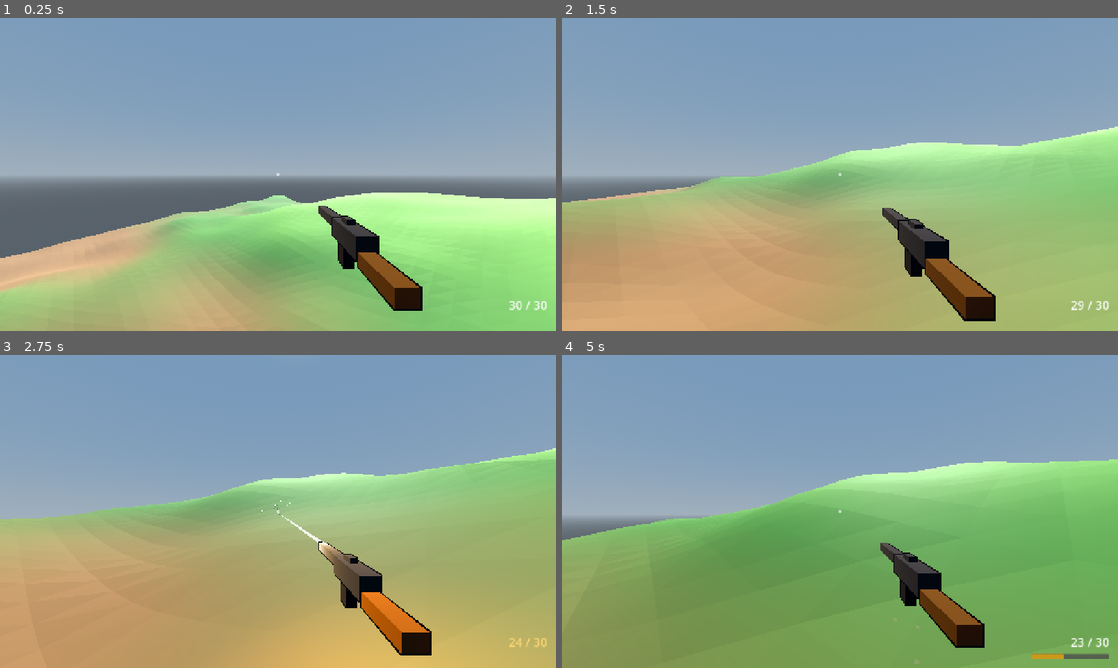
Above: before the commit, frames 1-4 (two rows, left to right).
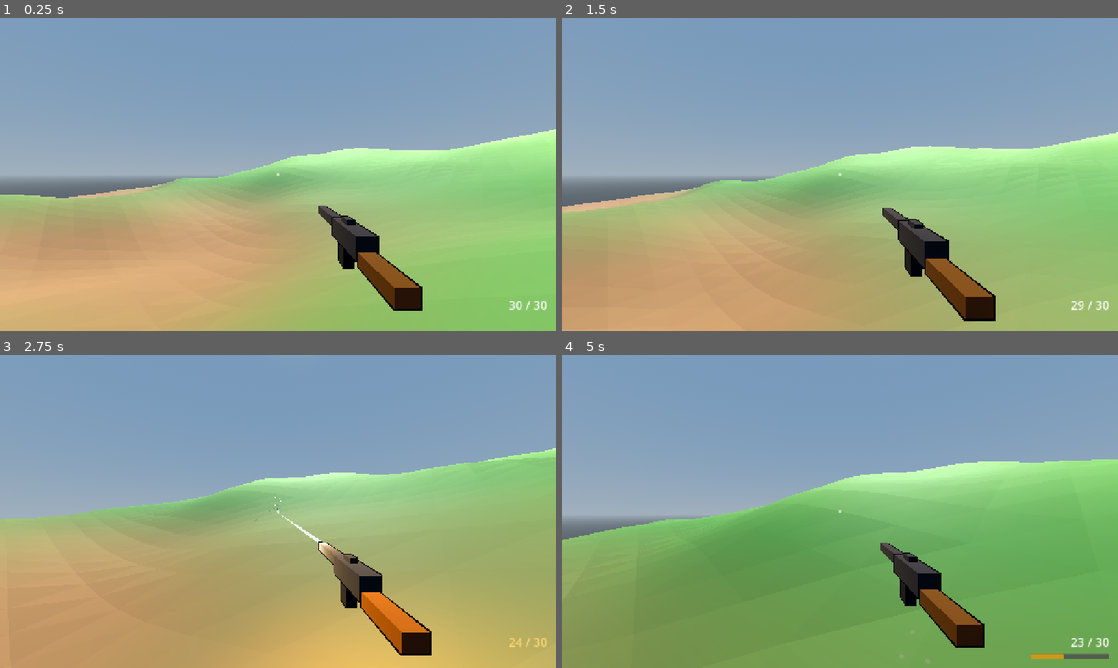
Above: after the commit, the same moments.

Repository: cybernattor/rankborn
Game: Godot game, scene res://scenes/game/game_scene.tscn
Two runs of this game, one before a commit and one after it. Both use one fixed random seed, a clock stepped at 60 frames per second and the inputs below. This scene is started directly instead of the project's main scene.
Inputs (mouse positions are in pixels of both pictures, inside the frame that each line leads up to):
- Up to frame 1 (0.25 s): no input
- Up to frame 2 (1.5 s): tap Enter (ui_accept) at 0.5 s; move the mouse to (867, 174) at 0.52 s; hold Right mouse button (aim) 0.53-1.28 s; hold W (move_forward) from 0.53 s (still down); click (867, 174) at 0.67 s; tap Space (jump) at 0.77 s; move the mouse to (812, 174) at 1.27 s; tap Ctrl (crouch) at 1.35 s
- Up to frame 3 (2.75 s): keep holding W (move_forward); tap Space (jump) at 1.52 s; move the mouse to (289, 505) at 2.02 s; press the mouse at (289, 505) at 2.03 s
- Up to frame 4 (5 s): keep holding W (move_forward); move the mouse to (834, 517) at 2.77 s; release the mouse at (834, 517) at 2.78 s; tap Shift (sprint) at 2.85 s; click (834, 517) at 2.92 s; tap Space (jump) at 3.02, 3.77, 4.52 s; move the mouse to (878, 514) at 3.52 s; hold Mouse wheel down (weapon_next) 3.53-4.28 s; tap R (reload) at 4.15 s; move the mouse to (795, 508) at 4.27 s; tap Mouse wheel up (weapon_prev) at 4.35 s

The runs differ from the first frame. In frame 1, 38% of the frame differs, in the area x 0-100%, y 35-100%; in frame 2, 2.3%; in frame 3, 0.3%; in frame 4, 0.2%.

Commit message:
fix: spawn players on the ground instead of mid-air
Маркеры спавна стояли на фиксированной высоте 10 м, а земля под ними —
от −3 до +6 м: игроки появлялись в 4–13 м над склонами и падали.
Теперь маркер задаёт только x/z, высота берётся с поверхности земли
по той же формуле, что строит меш (MeshUtils.terrain_height_at) —
точно, одинаково у всех пиров и без запроса к физике.
При респавне игрок сначала переносится на точку спавна, потом оживает.

Co-Authored-By: Claude Opus 5.5 <noreply@anthropic.com>
Claude-Session: https://claude.ai/code/session_01HawzunZx1E3va69Y3pmV6w

Diff:
--- a/scripts/mesh_utils.gd
+++ b/scripts/mesh_utils.gd
@@ -57,11 +57,7 @@
 ## Цвет задаётся в вершинах (высота + наклон + лёгкий шум яркости) и плавно
 ## перетекает между треугольниками: соседние грани больше не «шахматка».
 static func make_terrain(size: float, resolution: int, seed_val: int, smooth: bool = false) -> ArrayMesh:
-	var noise := FastNoiseLite.new()
-	noise.seed = seed_val
-	noise.noise_type = FastNoiseLite.TYPE_SIMPLEX_SMOOTH
-	noise.frequency = 0.008
-	noise.fractal_octaves = 4
+	var noise := _terrain_noise(seed_val)
 
 	# Мелкие пятна оттенка, чтобы большие поля травы не были однотонными.
 	var tint := FastNoiseLite.new()
@@ -107,6 +103,39 @@
 	return st.commit()
 
 
+## Высота поверхности земли в точке (x, z) — ровно та, что у меша make_terrain
+## с теми же параметрами (та же сетка и та же разбивка на треугольники).
+## Не зависит от физики, поэтому годится сразу после построения мира и
+## даёт одинаковый результат у всех пиров.
+static func terrain_height_at(size: float, resolution: int, seed_val: int, x: float, z: float) -> float:
+	var noise := _terrain_noise(seed_val)
+	var half := size / 2.0
+	var step := size / resolution
+	var fx := clampf((x + half) / step, 0.0, resolution - 0.0001)
+	var fz := clampf((z + half) / step, 0.0, resolution - 0.0001)
+	var gx := int(fx)
+	var gz := int(fz)
+	var u := fx - gx
+	var v := fz - gz
+	var h00 := noise.get_noise_2d(-half + gx * step, -half + gz * step) * TERRAIN_HEIGHT
+	var h10 := noise.get_noise_2d(-half + (gx + 1) * step, -half + gz * step) * TERRAIN_HEIGHT
+	var h01 := noise.get_noise_2d(-half + gx * step, -half + (gz + 1) * step) * TERRAIN_HEIGHT
+	var h11 := noise.get_noise_2d(-half + (gx + 1) * step, -half + (gz + 1) * step) * TERRAIN_HEIGHT
+	# Ячейка делится диагональю (1,0)–(0,1), как в make_terrain.
+	if u + v <= 1.0:
+		return h00 + (h10 - h00) * u + (h01 - h00) * v
+	return h11 + (h01 - h11) * (1.0 - u) + (h10 - h11) * (1.0 - v)
+
+
+static func _terrain_noise(seed_val: int) -> FastNoiseLite:
+	var noise := FastNoiseLite.new()
+	noise.seed = seed_val
+	noise.noise_type = FastNoiseLite.TYPE_SIMPLEX_SMOOTH
+	noise.frequency = 0.008
+	noise.fractal_octaves = 4
+	return noise
+
+
 static func _terrain_color(h: float) -> Color:
 	if h < -4.0:
 		return TERRAIN_DIRT
--- a/scripts/player/states/respawn_state.gd
+++ b/scripts/player/states/respawn_state.gd
@@ -7,14 +7,13 @@
 	if not player.is_multiplayer_authority():
 		return
 
-	# Восстанавливаем здоровье
+	# Сначала переносим на точку спавна, потом «оживляем»: иначе другие игроки
+	# могли увидеть ожившее тело на месте смерти (после зоны смерти — под картой).
+	player.global_position = player.spawn_position
+	player.face_map_center()
 	var health: HealthComponent = player.get_node_or_null("HealthComponent")
 	if health:
 		health.reset()
-
-	# Позиция спавна
-	player.global_position = player.spawn_position
-	player.face_map_center()
 
 	player.velocity = Vector3.ZERO
 	player.visible = true
--- a/scripts/world/game_scene.gd
+++ b/scripts/world/game_scene.gd
@@ -9,7 +9,11 @@
 @onready var pause_menu: Control = $PauseMenu
 @onready var game_mode: GameMode = $GameMode
 
+const TERRAIN_SIZE := 100.0
 const TERRAIN_RESOLUTION := 60
+const TERRAIN_SEED := 42
+## Зазор между ногами и землёй при спавне: капсула не должна начинать внутри склона.
+const SPAWN_CLEARANCE := 0.1
 
 var player_scene := preload("res://scenes/shared/player.tscn")
 var local_player_id: int = 1
@@ -42,7 +46,7 @@
 
 func _build_lowpoly_terrain() -> void:
 	# 60×60 ячеек по ~1.7 м: грани ещё видны (low-poly), но рельеф не «треугольный».
-	var terrain_mesh := MeshUtils.make_terrain(100.0, TERRAIN_RESOLUTION, 42)
+	var terrain_mesh := MeshUtils.make_terrain(TERRAIN_SIZE, TERRAIN_RESOLUTION, TERRAIN_SEED)
 	var terrain_instance := MeshInstance3D.new()
 	terrain_instance.mesh = terrain_mesh
 	terrain_instance.set_surface_override_material(0, MeshUtils.terrain_material())
@@ -95,10 +99,14 @@
 
 
 func _get_spawn_position(id: int) -> Vector3:
-	# Хост назначает свободный маркер; координаты задаются в сцене.
+	# Хост назначает свободный маркер; маркер задаёт только место на карте (x, z),
+	# высоту берём с поверхности земли — иначе игроки появлялись в 4–13 м
+	# над склонами и падали с неба.
 	var slot_index: int = NetworkManager.players.get(id, {}).get("spawn_index", 0)
 	assert(slot_index >= 0 and slot_index < spawn_points.get_child_count())
-	return (spawn_points.get_child(slot_index) as Node3D).global_position
+	var marker := (spawn_points.get_child(slot_index) as Node3D).global_position
+	var ground := MeshUtils.terrain_height_at(TERRAIN_SIZE, TERRAIN_RESOLUTION, TERRAIN_SEED, marker.x, marker.z)
+	return Vector3(marker.x, ground + SPAWN_CLEARANCE, marker.z)
 
 
 # --- Ввод и меню ---
--- a/tests/spatial_check.gd
+++ b/tests/spatial_check.gd
@@ -40,13 +40,15 @@
 		var query := PhysicsRayQueryParameters3D.create(spawn.global_position, spawn.global_position - Vector3.UP * 40.0, 1)
 		var ground: Dictionary = world.get_world_3d().direct_space_state.intersect_ray(query)
 		_check(not ground.is_empty() and ground.collider == world.get_node("GroundBody"), "Маркер спавна находится под землёй")
+	_check_spawn_on_ground(world, player)
 	_check(player.get_node("WeaponHUD") != null and not remote.has_node("WeaponHUD"))
 	_check(player.get_node("Head/Camera3D/WeaponPivot/Rifle").get_multiplayer_authority() == 1)
 	_check(remote.get_node("Head/Camera3D/WeaponPivot/Rifle").get_multiplayer_authority() == 7)
 	_check(player.spawn_position.distance_to(remote.spawn_position) > 1.0)
 	var marker: Marker3D = world.get_node("SpawnPoints/Spawn2")
 	marker.position.x += 1.0
-	_check(world._get_spawn_position(7).is_equal_approx(marker.global_position))
+	var moved: Vector3 = world._get_spawn_position(7)
+	_check(is_equal_approx(moved.x, marker.global_position.x) and is_equal_approx(moved.z, marker.global_position.z), "Точка спавна не следует за маркером")
 	_check(world.get_node("SpawnPoints").get_child_count() >= network.MAX_CLIENTS + 1)
 	_check(not world.has_node("TerrainSafetyFloor"))
 	for wall: StaticBody3D in world.get_node("Boundaries").get_children():
@@ -195,6 +197,27 @@
 	target.queue_free()
 
 
+## Игроки появляются на земле, а не в воздухе: формула высоты совпадает с
+## настоящей коллизией земли, и точка спавна стоит прямо на поверхности.
+func _check_spawn_on_ground(world: Node3D, player: CharacterBody3D) -> void:
+	var space := world.get_world_3d().direct_space_state
+	var rng := RandomNumberGenerator.new()
+	rng.seed = 7
+	var points: Array[Vector2] = []
+	for m: Marker3D in world.get_node("SpawnPoints").get_children():
+		points.append(Vector2(m.global_position.x, m.global_position.z))
+	for i in 100:
+		points.append(Vector2(rng.randf_range(-49.0, 49.0), rng.randf_range(-49.0, 49.0)))
+	for p in points:
+		var query := PhysicsRayQueryParameters3D.create(Vector3(p.x, 40, p.y), Vector3(p.x, -40, p.y), 1)
+		var hit: Dictionary = space.intersect_ray(query)
+		var formula := MeshUtils.terrain_height_at(world.TERRAIN_SIZE, world.TERRAIN_RESOLUTION, world.TERRAIN_SEED, p.x, p.y)
+		_check(not hit.is_empty() and absf(hit.position.y - formula) < 0.01, "Высота земли по формуле не совпадает с коллизией")
+	var below := PhysicsRayQueryParameters3D.create(player.spawn_position + Vector3.UP, player.spawn_position - Vector3.UP * 5, 1)
+	var ground: Dictionary = space.intersect_ray(below)
+	_check(not ground.is_empty() and player.spawn_position.y - ground.position.y < 0.2, "Игрок появляется в воздухе")
+
+
 func _check_hud(player: CharacterBody3D) -> void:
 	var hud: CanvasLayer = player.get_node("WeaponHUD")
 	# Просадка FPS (кадр 0.2 с) с прицеливанием туда-обратно: прицел не должен улететь.
Not shown, changed: AGENTS.md
Not shown, changed: docs/roadmap.md
